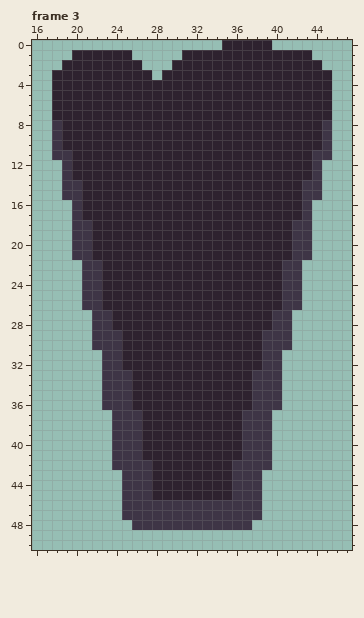
Edited in one commit: pixel-art file (levels_and_level_objects/Stalctite/stalactite_big.aseprite). The picture above was drawn from the file before the commit.
64x80 pixels, 3 frames. Shown: frame 3: x 16..47, y 0..50.
After the commit:
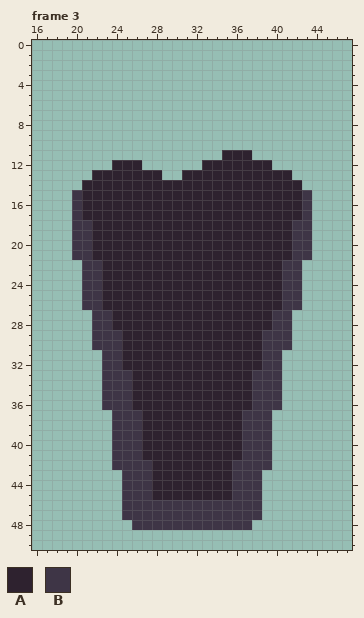
Palette (. is transparent): A #2e222f  B #3e3546
Change:
Frame 3:
y 0: x 35..39 AAAAA -> .....
y 1: x 20..25 AAAAAA -> ......; x 31..43 AAAAAAAAAAAAA -> .............
y 2: x 19..26 AAAAAAAA -> ........; x 30..44 AAAAAAAAAAAAAAA -> ...............
y 3: x 18..27 AAAAAAAAAA -> ..........; x 29..45 AAAAAAAAAAAAAAAAA -> .................
y 4..7: x 18..45 AAAAAAAAAAAAAAAAAAAAAAAAAAAA -> ............................
y 8..10: x 18..45 BAAAAAAAAAAAAAAAAAAAAAAAAAAB -> ............................
y 11: x 18..34 BBAAAAAAAAAAAAAAA -> .................; x 38..45 AAAAAABB -> ........
y 12: x 19..23 BAAAA -> .....; x 27..32 AAAAAA -> ......; x 40..44 AAAAB -> .....
y 13: x 19..21 BAA -> ...; x 29..30 AA -> ..; x 42..44 AAB -> ...
y 14: x 19..20 BB -> ..; x 43..44 BB -> ..
y 15: x 19 B -> .; x 44 B -> .
